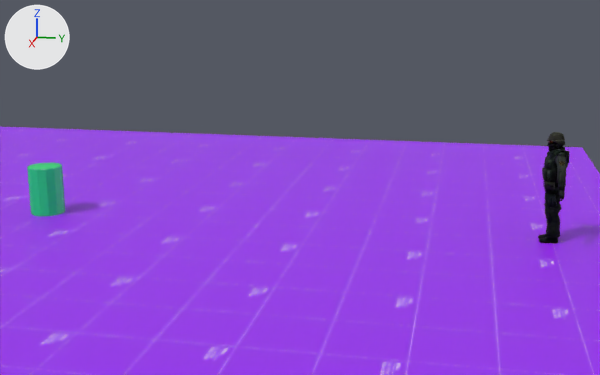
Renders of the glTF model resources/scene.gltf from each side of a commit.
The view is the same before and after, from a 50 mm camera at (13.7, 5.5, 4.13) aimed at (0.0, 2.76, 0.7). The lights are fixed; the arrows at upper left show +X, +Y and +Z. Where no turn or scale is listed for an object, it has been applied to the vertices. Vertices at the same position are counted once.
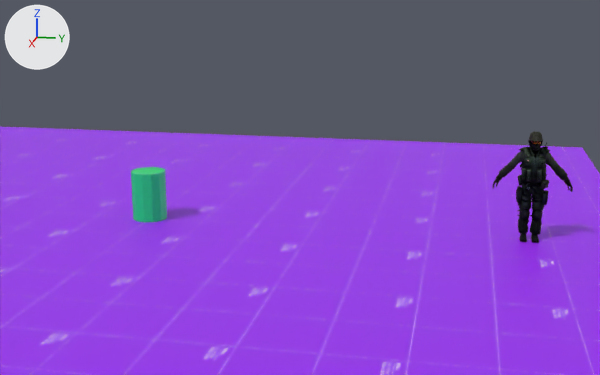
Location of each change, (x1, y1, x2, y2) in pixels of the pictures (600 x 375 px):
```json
{"object": "Cylinder", "change": "mesh moved", "before": [27, 163, 65, 216], "after": [131, 167, 167, 223]}
{"object": "body", "change": "added", "after": [493, 131, 573, 242]}
{"object": "Object_2", "change": "deleted", "before": [538, 132, 569, 244]}
```

Edits to the scene script, one JSON object a line:
```json
{"block": "me_cylinder", "where": "me_cylinder.from_pydata(...)  # 24 vertices, 44 faces; spans x -0.306..0.306, y -2.306..-1.694, z 0.003..0.877"}
{"block": "me_cylinder", "where": "# used by ob_cylinder; location = (0.0, 0.0, 0.0)"}
{"block": "me_cylinder", "change": "me_cylinder part 1: the whole mesh is moved by (0.0, 2.0, 0.0)"}
{"op": "add", "block": "me_object_1_1", "code": ["me_object_1_1 = bpy.data.meshes.new('Object_1')", "me_object_1_1.from_pydata(...)  # 43 vertices, 50 faces; spans x 0.1003..0.1635, y -0.0873..0.0603, z 1.6333..1.6736", "me_object_1_1.materials.append(mat_ct_urban_glass)"]}
{"op": "add", "block": "me_object_0_1", "code": ["me_object_0_1 = bpy.data.meshes.new('Object_0')", "me_object_0_1.from_pydata(...)  # 2556 vertices, 4974 faces; spans x -0.2..0.19, y -0.65..0.62, z 0.0..1.82", "me_object_0_1.materials.append(mat_ct_urban)"]}
{"op": "remove", "block": "ob_object_2", "code": ["ob_object_2 = bpy.data.objects.new('Object_2', me_object_0)", "ob_object_2.location = (0.0, 6.97, 0.0)"]}
{"op": "remove", "block": "ob_object_3", "code": ["ob_object_3 = bpy.data.objects.new('Object_3', me_object_1)", "ob_object_3.location = (0.0, 6.97, 0.0)"]}
{"op": "add", "block": "ob_glass", "code": ["ob_glass = bpy.data.objects.new('glass', me_object_1_1)", "ob_glass.location = (0.0, 6.64, 0.0)"]}
{"op": "add", "block": "ob_body", "code": ["ob_body = bpy.data.objects.new('body', me_object_0_1)", "ob_body.location = (0.0, 6.64, 0.0)"]}
```
